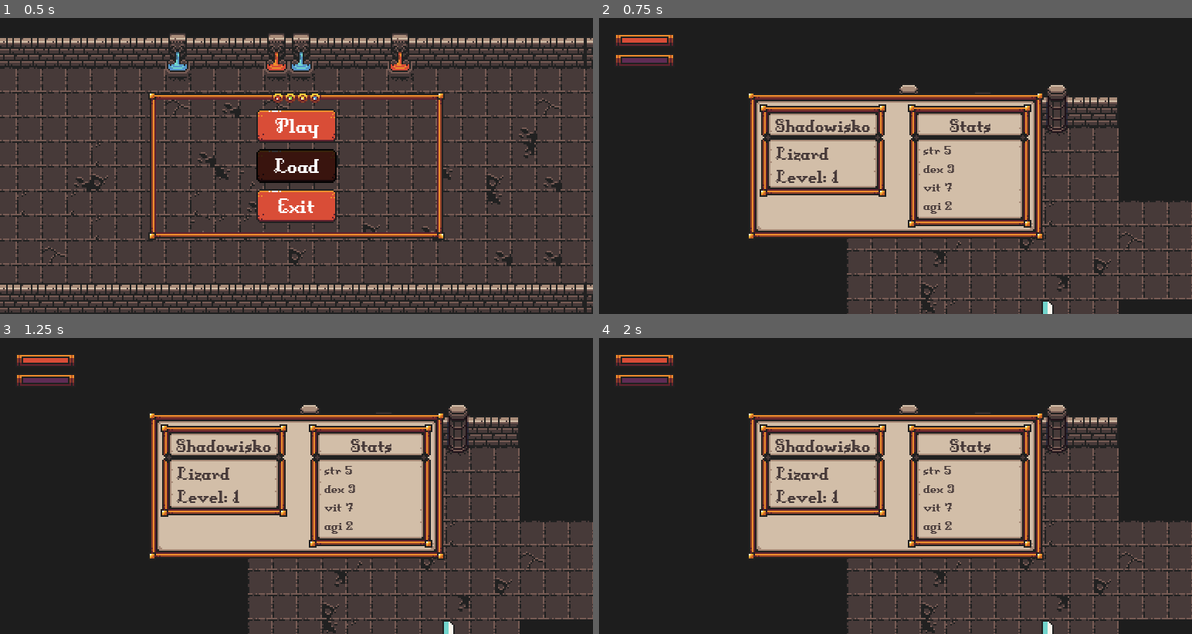
Above: before the commit, frames 1-4 (two rows, left to right).
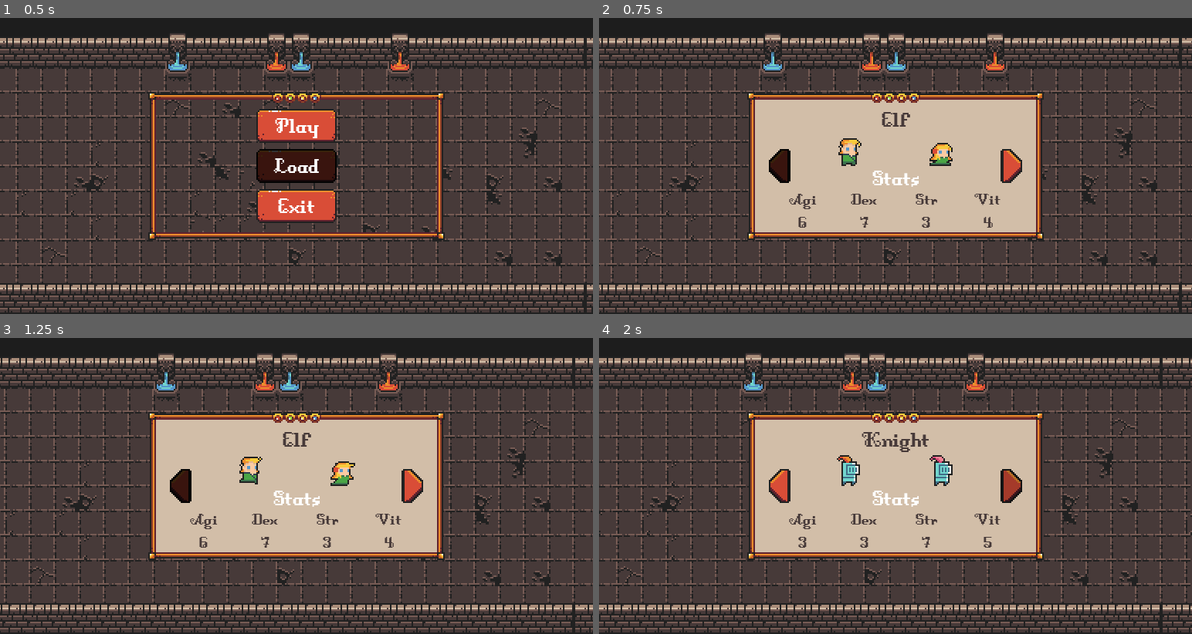
Above: after the commit, the same moments.

Repository: Bandeiraa/GodotTopDownRpg
Game: Godot game, scene res://scenes/management/initial_scene.tscn
Same seed, same stepped clock (60 frames per second), same inputs: the game is played once before the commit and once after it.
Inputs (mouse positions are in pixels of both pictures, inside the frame that each line leads up to):
- Up to frame 1 (0.5 s): no input
- Up to frame 2 (0.75 s): click "Play" at 0.5 s
- Up to frame 3 (1.25 s): no input
- Up to frame 4 (2 s): click (1014, 486) at 1.27 s

Frame 1 is identical in both runs. In frame 2, 58% of the frame differs, in the area x 0-100%, y 5-100%; in frame 3, 58%; in frame 4, 58%.

Commit message:
Data serialization

Diff:
--- a/project.godot
+++ b/project.godot
@@ -85,6 +85,11 @@
 "events": [ Object(InputEventMouseButton,"resource_local_to_scene":false,"resource_name":"","device":0,"alt":false,"shi …(212 unchanged characters)…
  ]
 }
+show_interface={
+"deadzone": 0.5,
+"events": [ Object(InputEventKey,"resource_local_to_scene":false,"resource_name":"","device":0,"alt":false,"shift":false,"control":false,"meta":false,"command":false,"pressed":false,"scancode":80,"unicode":0,"echo":false,"script":null)
+ ]
+}
 
 [layer_names]
 
--- a/scenes/character/player.tscn
+++ b/scenes/character/player.tscn
@@ -150,10 +150,6 @@
 
 [node name="Stats" type="Node" parent="."]
 script = ExtResource( 5 )
-strength = 5
-dextery = 3
-vitality = 7
-agility = 2
 
 [connection signal="timeout" from="WeaponSpawner/AttackCooldown" to="WeaponSpawner" method="on_attack_cooldown"]
 [connection signal="kill" from="Stats" to="." method="kill"]
--- a/scenes/interface/interface.tscn
+++ b/scenes/interface/interface.tscn
@@ -10,3 +10,4 @@
 [node name="BarContainer" parent="." instance=ExtResource( 2 )]
 
 [node name="Container" parent="." instance=ExtResource( 1 )]
+visible = false
--- a/scenes/management/initial_scene.tscn
+++ b/scenes/management/initial_scene.tscn
@@ -11,9 +11,87 @@
 [ext_resource path="res://resources/tile/wall_tile.tres" type="TileSet" id=9]
 [ext_resource path="res://resources/tile/fountain_tile.tres" type="TileSet" id=10]
 [ext_resource path="res://scripts/management/parallax_bg.gd" type="Script" id=11]
+[ext_resource path="res://scripts/management/char_select_container.gd" type="Script" id=12]
+[ext_resource path="res://assets/interface/character_background.png" type="Texture" id=13]
+[ext_resource path="res://assets/interface/buttons/button_pressed.png" type="Texture" id=14]
+[ext_resource path="res://assets/interface/buttons/button_hover.png" type="Texture" id=15]
+[ext_resource path="res://assets/interface/buttons/button_normal.png" type="Texture" id=16]
+[ext_resource path="res://assets/interface/buttons/button_disabled.png" type="Texture" id=17]
 
 [sub_resource type="DynamicFont" id=1]
 font_data = ExtResource( 7 )
+
+[sub_resource type="DynamicFont" id=2]
+font_data = ExtResource( 7 )
+
+[sub_resource type="DynamicFont" id=3]
+size = 12
+font_data = ExtResource( 7 )
+
+[sub_resource type="DynamicFont" id=4]
+size = 12
+font_data = ExtResource( 7 )
+
+[sub_resource type="DynamicFont" id=5]
+size = 12
+font_data = ExtResource( 7 )
+
+[sub_resource type="DynamicFont" id=6]
+size = 12
+font_data = ExtResource( 7 )
+
+[sub_resource type="Animation" id=7]
+length = 1.8
+loop = true
+step = 0.2
+tracks/0/type = "value"
+tracks/0/path = NodePath("MaleCharacter:hframes")
+tracks/0/interp = 1
+tracks/0/loop_wrap = true
+tracks/0/imported = false
+tracks/0/enabled = true
+tracks/0/keys = {
+"times": PoolRealArray( 0 ),
+"transitions": PoolRealArray( 1 ),
+"update": 1,
+"values": [ 9 ]
+}
+tracks/1/type = "value"
+tracks/1/path = NodePath("MaleCharacter:frame")
+tracks/1/interp = 1
+tracks/1/loop_wrap = true
+tracks/1/imported = false
+tracks/1/enabled = true
+tracks/1/keys = {
+"times": PoolRealArray( 0, 0.2, 0.4, 0.6, 0.8, 1, 1.2, 1.4, 1.6 ),
+"transitions": PoolRealArray( 1, 1, 1, 1, 1, 1, 1, 1, 1 ),
+"update": 1,
+"values": [ 0, 1, 2, 3, 4, 5, 6, 7, 8 ]
+}
+tracks/2/type = "value"
+tracks/2/path = NodePath("FemaleCharacter:hframes")
+tracks/2/interp = 1
+tracks/2/loop_wrap = true
+tracks/2/imported = false
+tracks/2/enabled = true
+tracks/2/keys = {
+"times": PoolRealArray( 0 ),
+"transitions": PoolRealArray( 1 ),
+"update": 1,
+"values": [ 9 ]
+}
+tracks/3/type = "value"
+tracks/3/path = NodePath("FemaleCharacter:frame")
+tracks/3/interp = 1
+tracks/3/loop_wrap = true
+tracks/3/imported = false
+tracks/3/enabled = true
+tracks/3/keys = {
+"times": PoolRealArray( 0, 0.2, 0.4, 0.6, 0.8, 1, 1.2, 1.4, 1.6 ),
+"transitions": PoolRealArray( 1, 1, 1, 1, 1, 1, 1, 1, 1 ),
+"update": 1,
+"values": [ 0, 1, 2, 3, 4, 5, 6, 7, 8 ]
+}
 
 [node name="InitialScene" type="Control"]
 anchor_right = 1.0
@@ -150,3 +228,229 @@
 cell_size = Vector2( 16, 16 )
 format = 1
 tile_data = PoolIntArray( 7, 1, 0, 11, 0, 0, 12, 1, 0, 16, 0, 0 )
+
+[node name="CharSelectContainer" type="Control" parent="."]
+visible = false
+anchor_right = 1.0
+anchor_bottom = 1.0
+script = ExtResource( 12 )
+__meta__ = {
+"_edit_use_anchors_": false
+}
+char_stats = {
+"Elf": {
+"Agi": 6,
+"Dex": 7,
+"Str": 3,
+"Vit": 4
+},
+"Knight": {
+"Agi": 3,
+"Dex": 3,
+"Str": 7,
+"Vit": 5
+},
+"Lizard": {
+"Agi": 3,
+"Dex": 4,
+"Str": 5,
+"Vit": 6
+},
+"Wizzard": {
+"Agi": 6,
+"Dex": 8,
+"Str": 1,
+"Vit": 3
+}
+}
+char_list = [ [ "res://assets/characters/elf_f/elf_f_spritesheet.png", "res://assets/characters/elf_m/elf_m_spritesheet.png" ], [ "res://assets/characters/knight_f/knight_f_spritesheet.png", "res://assets/characters/knight_m/knight_m_spritesheet.png" ], [ "res://assets/characters/lizard_f/lizard_f_spritesheet.png", "res://assets/characters/lizard_m/lizard_m_spritesheet.png" ], [ "res://assets/characters/wizzard_f/wizzard_f_spritesheet.png", "res://assets/characters/wizzard_m/wizzard_m_spritesheet.png" ] ]
+char_name = [ "Elf", "Knight", "Lizard", "Wizzard" ]
+
+[node name="Background" type="TextureRect" parent="CharSelectContainer"]
+anchor_left = 0.5
+anchor_top = 0.5
+anchor_right = 0.5
+anchor_bottom = 0.5
+margin_left = -96.0
+margin_top = -48.0
+margin_right = 96.0
+margin_bottom = 48.0
+texture = ExtResource( 13 )
+__meta__ = {
+"_edit_use_anchors_": false
+}
+
+[node name="ClassName" type="Label" parent="CharSelectContainer/Background"]
+anchor_left = 0.5
+anchor_right = 0.5
+margin_left = -30.0
+margin_top = 10.0
+margin_right = 30.0
+margin_bottom = 17.0
+rect_min_size = Vector2( 60, 0 )
+custom_fonts/font = SubResource( 2 )
+custom_colors/font_color = Color( 0.282353, 0.231373, 0.227451, 1 )
+text = "Lizard"
+align = 1
+valign = 1
+__meta__ = {
+"_edit_use_anchors_": false
+}
+
+[node name="ClassStats" type="Label" parent="CharSelectContainer/Background"]
+anchor_left = 0.5
+anchor_top = 0.5
+anchor_right = 0.5
+anchor_bottom = 0.5
+margin_left = -30.0
+margin_right = 30.0
+margin_bottom = 8.5
+rect_min_size = Vector2( 60, 0 )
+custom_fonts/font = SubResource( 2 )
+text = "Stats"
+align = 1
+valign = 1
+__meta__ = {
+"_edit_use_anchors_": false
+}
+
+[node name="Left" type="TextureButton" parent="CharSelectContainer/Background" groups=[
+"Button",
+]]
+anchor_top = 0.5
+anchor_bottom = 0.5
+margin_left = 14.0
+margin_top = -11.0
+margin_right = 14.0
+margin_bottom = 11.0
+texture_normal = ExtResource( 16 )
+texture_pressed = ExtResource( 14 )
+texture_hover = ExtResource( 15 )
+texture_disabled = ExtResource( 17 )
+__meta__ = {
+"_edit_use_anchors_": false
+}
+
+[node name="Right" type="TextureButton" parent="CharSelectContainer/Background" groups=[
+"Button",
+]]
+anchor_left = 1.0
+anchor_top = 0.5
+anchor_right = 1.0
+anchor_bottom = 0.5
+margin_left = -14.0
+margin_top = -11.0
+margin_bottom = 11.0
+rect_scale = Vector2( -1, 1 )
+texture_normal = ExtResource( 16 )
+texture_pressed = ExtResource( 14 )
+texture_hover = ExtResource( 15 )
+texture_disabled = ExtResource( 17 )
+__meta__ = {
+"_edit_use_anchors_": false
+}
+
+[node name="HBox" type="HBoxContainer" parent="CharSelectContainer/Background"]
+anchor_left = 0.5
+anchor_top = 0.5
+anchor_right = 0.5
+anchor_bottom = 0.5
+margin_left = -80.0
+margin_top = 16.0
+margin_right = 80.0
+margin_bottom = 6.5
+custom_constants/separation = 0
+__meta__ = {
+"_edit_use_anchors_": false
+}
+
+[node name="Stat1" type="Label" parent="CharSelectContainer/Background/HBox"]
+margin_right = 40.0
+margin_bottom = 29.0
+rect_min_size = Vector2( 40, 0 )
+custom_fonts/font = SubResource( 3 )
+custom_colors/font_color = Color( 0.282353, 0.231373, 0.227451, 1 )
+text = "Str
+"
+align = 1
+valign = 1
+__meta__ = {
+"_edit_use_anchors_": false
+}
+
+[node name="Stat2" type="Label" parent="CharSelectContainer/Background/HBox"]
+margin_left = 40.0
+margin_right = 80.0
+margin_bottom = 29.0
+rect_min_size = Vector2( 40, 0 )
+custom_fonts/font = SubResource( 4 )
+custom_colors/font_color = Color( 0.282353, 0.231373, 0.227451, 1 )
+text = "Dex
+"
+align = 1
+valign = 1
+__meta__ = {
+"_edit_use_anchors_": false
+}
+
+[node name="Stat3" type="Label" parent="CharSelectContainer/Background/HBox"]
+margin_left = 80.0
+margin_right = 120.0
+margin_bottom = 29.0
+rect_min_size = Vector2( 40, 0 )
+custom_fonts/font = SubResource( 5 )
+custom_colors/font_color = Color( 0.282353, 0.231373, 0.227451, 1 )
+text = "Vit
+"
+align = 1
+valign = 1
+__meta__ = {
+"_edit_use_anchors_": false
+}
+
+[node name="Stat4" type="Label" parent="CharSelectContainer/Background/HBox"]
+margin_left = 120.0
+margin_right = 160.0
+margin_bottom = 29.0
+rect_min_size = Vector2( 40, 0 )
+custom_fonts/font = SubResource( 6 )
+custom_colors/font_color = Color( 0.282353, 0.231373, 0.227451, 1 )
+text = "Agi
+"
+align = 1
+valign = 1
+__meta__ = {
+"_edit_use_anchors_": false
+}
+
+[node name="MaleCharacter" type="Sprite" parent="CharSelectContainer"]
+position = Vector2( 162, 80 )
+hframes = 9
+
+[node name="Male" type="TextureButton" parent="CharSelectContainer/MaleCharacter" groups=[
+"Button",
+]]
+margin_left = -8.0
+margin_right = 8.0
+margin_bottom = 16.0
+__meta__ = {
+"_edit_use_anchors_": false
+}
+
+[node name="FemaleCharacter" type="Sprite" parent="CharSelectContainer"]
+position = Vector2( 222, 80 )
+hframes = 9
+
+[node name="Female" type="TextureButton" parent="CharSelectContainer/FemaleCharacter" groups=[
+"Button",
+]]
+margin_left = -8.0
+margin_right = 8.0
+margin_bottom = 16.0
+__meta__ = {
+"_edit_use_anchors_": false
+}
+
+[node name="Animation" type="AnimationPlayer" parent="CharSelectContainer"]
+autoplay = "CharacterSprite"
+anims/CharacterSprite = SubResource( 7 )
--- a/scripts/character/player.gd
+++ b/scripts/character/player.gd
@@ -16,11 +16,13 @@
 export(int) var walk_speed
 
 func _ready() -> void:
+	DataManagement.load_data()
+	texture.texture = load(DataManagement.data_dictionary.player_image_path)
+
 	update_hud_stats()
-	new_strength = stats.strength
+	new_strength = stats.stats["Str"]
 	base_speed = walk_speed
-	walk_speed += stats.agility
-	texture.texture = load(character)
+	walk_speed += stats.stats["Agi"]
 
 
 func _physics_process(_delta: float) -> void:
@@ -90,6 +92,7 @@
 		get_tree().call_group("StatsContainer", "update_interface", stat, stats.stats[stat], index)
 		index += 1
 
+	get_tree().call_group("InfoContainer", "update_class_name", DataManagement.data_dictionary.player_class)
 	get_tree().call_group("InfoContainer", "update_level", stats.current_level)
 
 
--- a/scripts/character/stats.gd
+++ b/scripts/character/stats.gd
@@ -3,19 +3,19 @@
 signal kill
 signal level_up
 
-export(int) var strength
-export(int) var dextery
-export(int) var vitality
-export(int) var agility
+var strength: int
+var dextery: int
+var vitality: int
+var agility: int
 
 onready var parent: KinematicBody2D = get_parent()
 onready var health: int = vitality
 onready var max_health: int = health
 onready var stats: Dictionary = {
-	"str": strength,
-	"dex": dextery,
-	"vit": vitality,
-	"agi": agility
+	"Str": strength,
+	"Dex": dextery,
+	"Vit": vitality,
+	"Agi": agility
 }
 
 var current_exp: int = 0
@@ -35,6 +35,10 @@
 
 func _ready() -> void:
 	DataManagement.load_data()
+
+	for key in DataManagement.data_dictionary.stats_dict.keys():
+		stats[key] = DataManagement.data_dictionary.stats_dict[key]
+
 	current_exp = DataManagement.data_dictionary.current_exp
 	current_level = DataManagement.data_dictionary.current_level
 	get_tree().call_group("Exp", "update_exp", current_exp, "Exp")
@@ -75,7 +79,10 @@
 	randomize()
 	for key in stats.keys():
 		stats[key] += randi() % 3 + 1
+		DataManagement.data_dictionary.stats_dict[key] = stats[key]
 
-	max_health = stats.vit
-	emit_signal("level_up", stats.str, stats.agi, stats.dex)
+	DataManagement.save_data()
+
+	max_health = stats.Vit
+	emit_signal("level_up", stats.Str, stats.Agi, stats.Dex)
 	get_tree().call_group("Health", "health", max_health)
--- a/scripts/interface/info_container.gd
+++ b/scripts/interface/info_container.gd
@@ -5,5 +5,9 @@
 onready var player_class: Label = vbox.get_node("ClassName")
 onready var player_level: Label = vbox.get_node("HBox/Level")
 
+func update_class_name(player_class_name: String) -> void:
+	player_class.text = player_class_name
+
+
 func update_level(level: int) -> void:
 	player_level.text = "Level: " + str(level)
--- a/scripts/interface/interface.gd
+++ b/scripts/interface/interface.gd
@@ -1 +1,7 @@
 extends CanvasLayer
+
+onready var container: TextureRect = get_node("Container")
+
+func _process(_delta: float) -> void:
+	if Input.is_action_just_pressed("show_interface"):
+		container.visible = !container.visible
--- /dev/null
+++ b/scripts/management/char_select_container.gd
@@ -0,0 +1,81 @@
+extends Control
+
+export(Dictionary) var char_stats
+export(Array, Array, String) var char_list
+export(Array, String) var char_name
+
+onready var bg: TextureRect = get_node("Background")
+onready var male_sprite: Sprite = get_node("MaleCharacter")
+onready var female_sprite: Sprite = get_node("FemaleCharacter")
+onready var char_label: Label = bg.get_node("ClassName")
+
+var index: int = 0
+var dictionary: Dictionary
+
+func _ready() -> void:
+	for button in get_tree().get_nodes_in_group("Button"):
+		button.connect("pressed", self, "on_button_pressed", [button])
+
+	update_visible_char()
+
+
+func _process(_delta: float) -> void:
+	if index == 0:
+		bg.get_node("Left").disabled = true
+	elif index == char_name.size() - 1:
+		bg.get_node("Right").disabled = true
+	else:
+		bg.get_node("Left").disabled = false
+		bg.get_node("Right").disabled = false
+
+
+func on_button_pressed(button_type: Object) -> void:
+	match button_type.name:
+		"Left":
+			if index > 0:
+				index -= 1
+
+		"Right":
+			if index < char_name.size() - 1:
+				index += 1
+
+		"Male":
+
+			send_data(char_list[index].max())
+
+		"Female":
+			send_data(char_list[index].min())
+
+	update_visible_char()
+
+
+func update_visible_char() -> void:
+	var stats_index: int = 0
+	var current_character: String = char_stats.keys()[index]
+	female_sprite.texture = load(char_list[index].min())
+	male_sprite.texture = load(char_list[index].max())
+	char_label.text = char_name[index]
+
+	for key in char_stats[current_character].keys():
+		stats_index += 1
+		bg.get_node("HBox/Stat" + str(stats_index)).text = key + "\n" + str(char_stats[current_character][key])
+
+
+func send_data(image_path: String) -> void:
+	remove_previous_data()
+	var current_character: String = char_stats.keys()[index]
+	for key in char_stats[current_character].keys():
+		DataManagement.data_dictionary.stats_dict[key] = char_stats[current_character][key]
+
+	DataManagement.data_dictionary.player_class = char_name[index]
+	DataManagement.data_dictionary.player_image_path = image_path
+	DataManagement.save_data()
+
+	var _change_scene = get_tree().change_scene("res://scenes/management/dungeon_manager.tscn")
+
+
+func remove_previous_data() -> void:
+	DataManagement.data_dictionary.current_exp = 0
+	DataManagement.data_dictionary.current_level = 1
+	DataManagement.data_dictionary.current_game_level = "res://scenes/management/dungeon_manager.tscn"
+	DataManagement.save_data()
--- a/scripts/management/data_management.gd
+++ b/scripts/management/data_management.gd
@@ -11,6 +11,8 @@
 var agility: int = 0
 
 var current_game_level: String = "res://scenes/management/dungeon_manager.tscn"
+var player_image_path: String
+var player_class: String
 
 var stats_dictionary: Dictionary = {
 	"Str": strength,
@@ -23,7 +25,9 @@
 	"current_exp": current_exp,
 	"current_level": current_level,
 	"current_game_level": current_game_level,
-	"stats_dict": stats_dictionary
+	"stats_dict": stats_dictionary,
+	"player_image_path": player_image_path,
+	"player_class": player_class
 }
 
 func save_data() -> void:
--- a/scripts/management/initial_scene.gd
+++ b/scripts/management/initial_scene.gd
@@ -1,24 +1,27 @@
 extends Control
 
-onready var vbox: VBoxContainer = get_node("MenuContainer/VBox")
+onready var container: TextureRect = get_node("MenuContainer")
+onready var char_container: Control = get_node("CharSelectContainer")
 
 var level: String
 
 func _ready() -> void:
 	var file: File = File.new()
 	if file.file_exists(DataManagement.save_path):
-		vbox.get_node("Load").disabled = false
+		container.get_node("VBox/Load").disabled = false
 		DataManagement.load_data()
 		level = DataManagement.data_dictionary.current_game_level
 
-	for button in vbox.get_children():
+	for button in container.get_node("VBox").get_children():
 		button.connect("pressed", self, "on_button_pressed", [button.name])
 
 
 func on_button_pressed(button_type: String) -> void:
 	match button_type:
 		"Play":
-			var _change_scene = get_tree().change_scene("res://scenes/management/dungeon_manager.tscn")
+			container.hide()
+			char_container.show()
+			#var _change_scene = get_tree().change_scene("res://scenes/management/dungeon_manager.tscn")
 
 		"Load":
 			var _change_scene = get_tree().change_scene(level)
Binary file added: assets/interface/buttons/button_disabled.png
Not shown, added: assets/interface/buttons/button_disabled.png.import
Binary file added: assets/interface/buttons/button_hover.png
Not shown, added: assets/interface/buttons/button_hover.png.import
Binary file added: assets/interface/buttons/button_normal.png
Not shown, added: assets/interface/buttons/button_normal.png.import
Binary file added: assets/interface/buttons/button_pressed.png
Not shown, added: assets/interface/buttons/button_pressed.png.import
Binary file added: assets/interface/character_background.png
Not shown, added: assets/interface/character_background.png.import
Not shown: 1 places in scenes/management/initial_scene.tscn that only renumber resources
